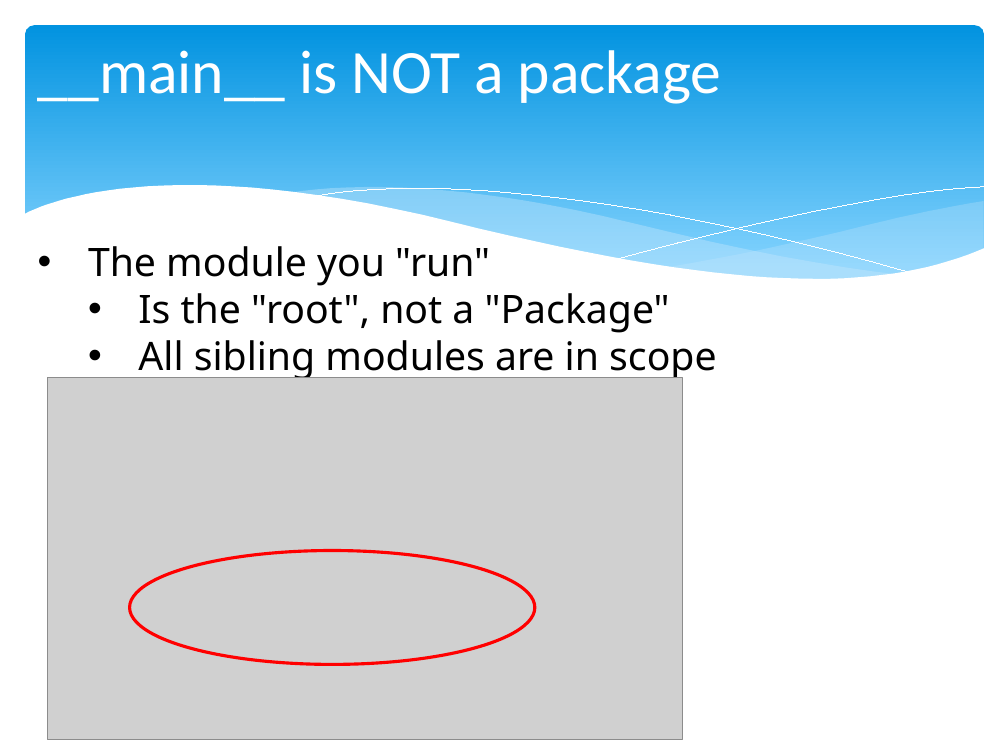
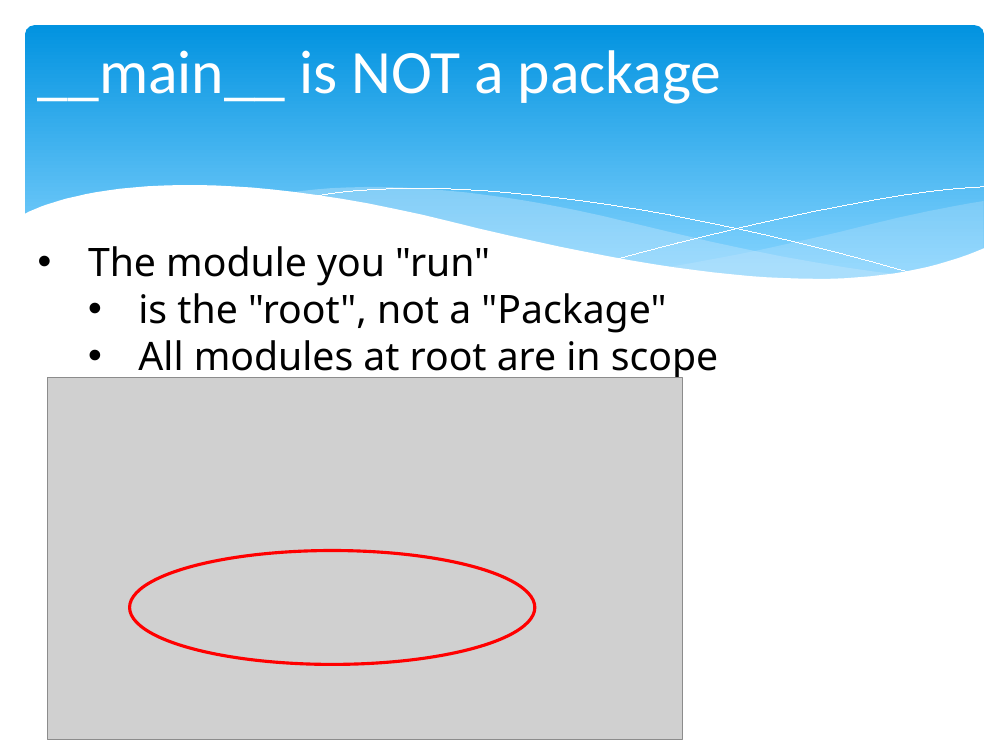
Before and after one commit to chris-turps/QA_Python3, a slide deck: slide 8 of DG_06 Scope.pptx. Drawn at 1008x756 pixels with LibreOffice and Linux fonts; fonts in the diff are those of the drawing; grey boxes stand for pictures. Boxes give left, top, right and bottom in pixels: in the first picture for what was removed or moved away, otherwise in the second. Text is boxed around its words. In the diff, an @@ line names an element or a change of style, - is before the commit and + after.

```diff
--- a/DG_06 Scope.pptx
+++ b/DG_06 Scope.pptx
@@ text at [138,293,718,381]: text changed @@
-  • Is the "root", not a "Package"
-  • All sibling modules are in scope
+  • is the "root", not a "Package"
+  • All modules at root are in scope
```
Also in this commit, not shown: 2 other slides changed, 2 other files.
